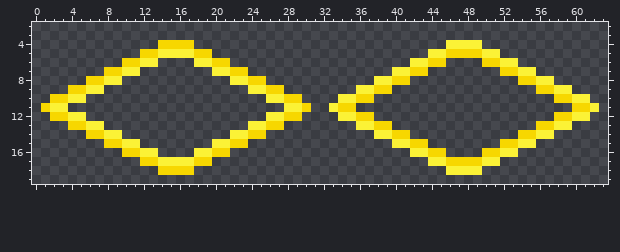
Pixel-art sprite, stored at images/selection.png. Above is the file before it was changed.
The file is 64x32 pixels. Shown: x 0..63, y 2..19.
Once edited:
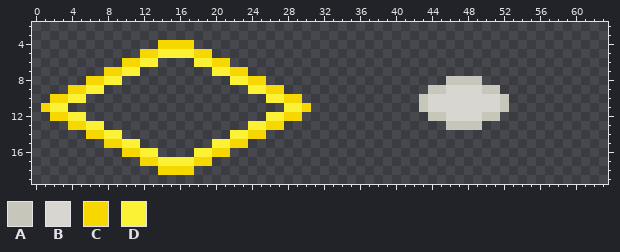
Palette (. is transparent): A #c6c6bb  B #d7d6d0  C #f7d700  D #fbf236
Difference:
The author put colour A in row 8 at x 46 to 49; in row 9 at x 44 to 45 and 50 to 51; in rows 10 to 11 at x 43 and 52; in row 12 at x 44 to 45 and 50 to 51; in row 13 at x 46 to 49.
The author put colour B in row 9 at x 46 to 49; in rows 10 to 11 at x 44 to 51; in row 12 at x 46 to 49.
Colour C is removed in row 5 at x 46 to 49; in row 6 at x 44 to 45 and 50 to 51; in row 7 at x 42 to 43 and 52 to 53; in row 8 at x 40 to 41 and 54 to 55; in row 9 at x 38 to 39 and 56 to 57; in row 10 at x 36 to 37 and 58 to 59.
Colour C is removed in row 11 at x 34 to 35 and 60 to 61; in row 12 at x 36 to 37 and 58 to 59; in row 13 at x 38 to 39 and 56 to 57; in row 14 at x 40 to 41 and 54 to 55; in row 15 at x 42 to 43 and 52 to 53; in row 16 at x 44 to 45 and 50 to 51.
Colour C is removed in row 17 at x 46 to 49.
Colour D is removed in row 4 at x 46 to 49; in row 5 at x 44 to 45 and 50 to 51; in row 6 at x 42 to 43 and 52 to 53; in row 7 at x 40 to 41 and 54 to 55; in row 8 at x 38 to 39 and 56 to 57; in row 9 at x 36 to 37 and 58 to 59.
Colour D is removed in row 10 at x 34 to 35 and 60 to 61; in row 11 at x 33 and 62; in row 12 at x 34 to 35 and 60 to 61; in row 13 at x 36 to 37 and 58 to 59; in row 14 at x 38 to 39 and 56 to 57; in row 15 at x 40 to 41 and 54 to 55.
Colour D is removed in row 16 at x 42 to 43 and 52 to 53; in row 17 at x 44 to 45 and 50 to 51; in row 18 at x 46 to 49.
Pixel boxes of the changes (left, top, right, bottom) in both pictures:
changed: (329, 40, 599, 175)
